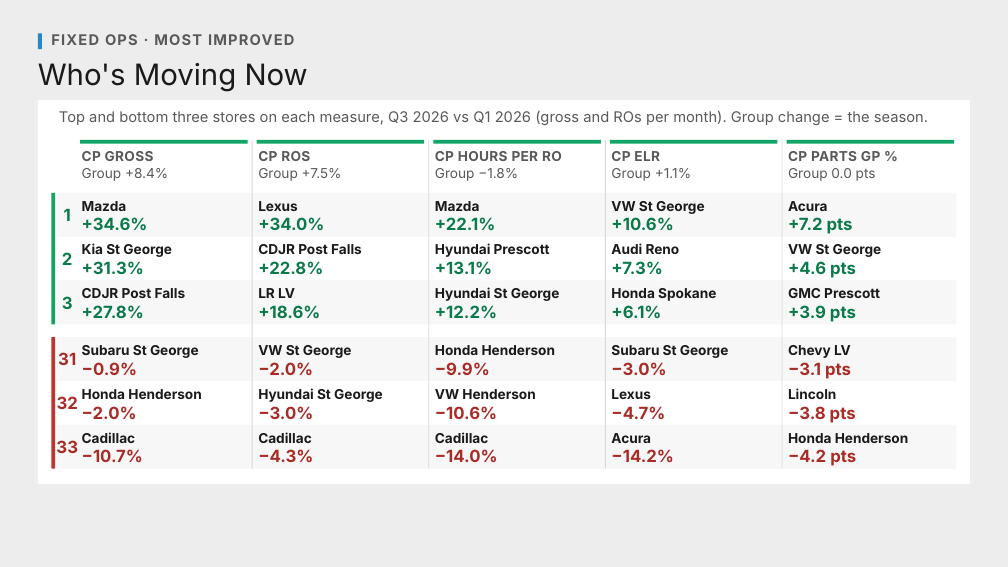
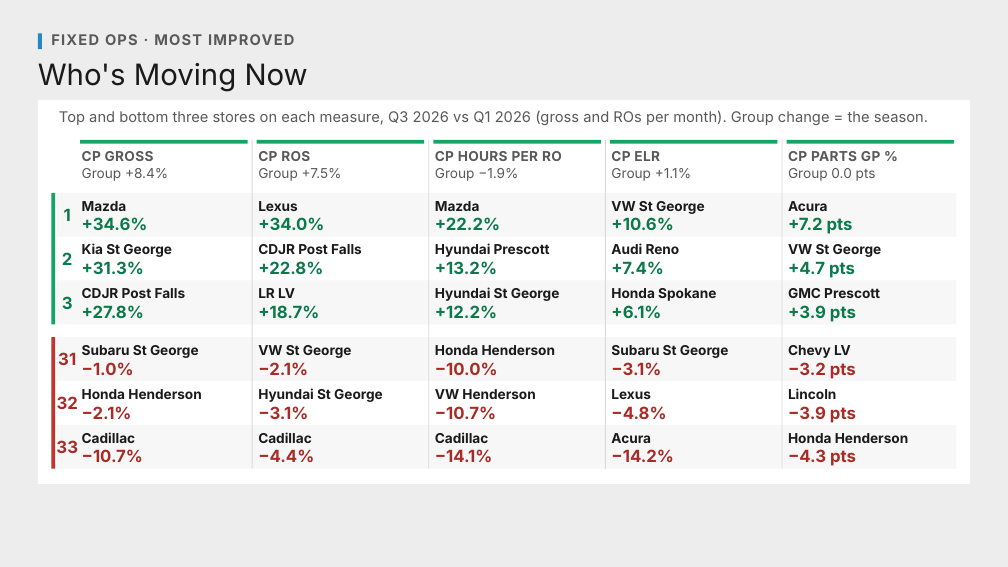
Before and after one commit to Ndresner/Noah, a slide deck: slide 157 of day2-deck/decks/Fixed Ops - Day 2 Example Test Deck.pptx. Drawn at 1008x567 pixels with LibreOffice and Linux fonts; fonts in the diff are those of the drawing. Boxes give left, top, right and bottom in pixels: in the first picture for what was removed or moved away, otherwise in the second. Text is boxed around its words. In the diff, an @@ line names an element or a change of style, - is before the commit and + after.

```diff
--- a/day2-deck/decks/Fixed Ops - Day 2 Example Test Deck.pptx
+++ b/day2-deck/decks/Fixed Ops - Day 2 Example Test Deck.pptx
@@ text at (435, 168, 518, 181): text changed @@
-Group −1.8%
+Group −1.9%
@@ text at (435, 217, 500, 230): text changed @@
-+22.1%
++22.2%
@@ text at (435, 261, 497, 274): text changed @@
-+13.1%
++13.2%
@@ text at (611, 261, 663, 275): text changed @@
-+7.3%
++7.4%
@@ text at (788, 261, 855, 278): text changed @@
-+4.6 pts
++4.7 pts
@@ text at (258, 305, 319, 318): text changed @@
-+18.6%
++18.7%
@@ text at (82, 362, 134, 375): text changed @@
-−0.9%
+−1.0%
@@ text at (258, 362, 308, 375): text changed @@
-−2.0%
+−2.1%
@@ text at (435, 362, 498, 375): text changed @@
-−9.9%
+−10.0%
@@ text at (611, 362, 661, 375): text changed @@
-−3.0%
+−3.1%
@@ text at (788, 362, 856, 379): text changed @@
-−3.1 pts
+−3.2 pts
@@ text at (82, 406, 132, 419): text changed @@
-−2.0%
+−2.1%
@@ text at (258, 406, 308, 419): text changed @@
-−3.0%
+−3.1%
@@ text at (435, 406, 496, 419): text changed @@
-−10.6%
+−10.7%
@@ text at (611, 406, 666, 419): text changed @@
-−4.7%
+−4.8%
@@ text at (258, 449, 314, 462): text changed @@
-−4.3%
+−4.4%
@@ text at (435, 449, 493, 462): text changed @@
-−14.0%
+−14.1%
@@ text at (788, 449, 856, 466): text changed @@
-−4.2 pts
+−4.3 pts
```
Also in this commit, not shown: 74 other slides changed, 52 other files.
